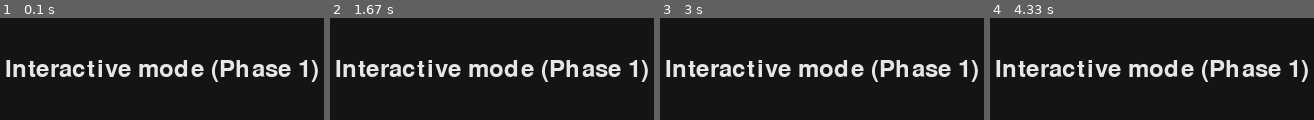
Above: before the commit, frames 1-4 (left to right).
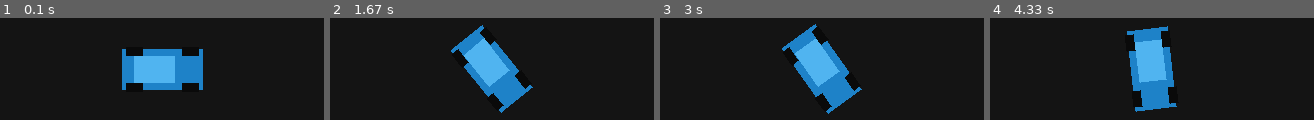
Above: after the commit, the same moments.

Repository: FranMacias00/2d-autonomous-driving-rl
Game: pygame game, started from src/scripts/run_interactive.py
The game is run twice, just before and just after one commit, with the same random seed, the same clock (stepped at 60 frames per second) and the same inputs.
Inputs:
- Up to frame 1 (0.1 s): no input
- Up to frame 2 (1.67 s): hold Right 0.33-0.8 s; hold Right 0.83-1.3 s; hold Left from 1.33 s (still down)
- Up to frame 3 (3 s): release Left at 1.87 s; hold Left 1.9-2.3 s; hold Right 2.33-2.97 s
- Up to frame 4 (4.33 s): hold Left 3-3.47 s; hold Right 3.5-3.97 s; hold Right from 4 s (still down)

The runs differ from the first frame. In frame 1, 14% of the frame differs, in the area x 1-99%, y 30-71%; in frame 2, 15%; in frame 3, 15%; in frame 4, 15%, in the area x 1-99%, y 7-93%.

Commit message:
Update interactive demo car rendering

Diff:
--- a/src/scripts/run_interactive.py
+++ b/src/scripts/run_interactive.py
@@ -7,39 +7,43 @@
 
 import pygame
 
+from src.render.pygame_renderer import PygameRenderer
+from src.sim.state import CarPose
+
 
 WINDOW_WIDTH = 800
 WINDOW_HEIGHT = 600
 WINDOW_TITLE = "Autonomous Driving 2D"
 FPS = 60
 BACKGROUND_COLOR = (20, 20, 20)
-TEXT_COLOR = (230, 230, 230)
-MESSAGE = "Interactive mode (Phase 1)"
+ROTATION_SPEED = 1.5
 
 
 def main() -> int:
     pygame.init()
+    renderer = PygameRenderer(width=WINDOW_WIDTH, height=WINDOW_HEIGHT)
+    pygame.display.set_caption(WINDOW_TITLE)
+    pose = CarPose(x=WINDOW_WIDTH / 2, y=WINDOW_HEIGHT / 2, angle=0.0)
+
     try:
-        screen = pygame.display.set_mode((WINDOW_WIDTH, WINDOW_HEIGHT))
-        pygame.display.set_caption(WINDOW_TITLE)
-
-        clock = pygame.time.Clock()
-        font = pygame.font.Font(None, 36)
-        text_surface = font.render(MESSAGE, True, TEXT_COLOR)
-        text_rect = text_surface.get_rect(center=(WINDOW_WIDTH // 2, WINDOW_HEIGHT // 2))
-
         running = True
         while running:
+            dt = renderer.clock.tick(FPS) / 1000.0
             for event in pygame.event.get():
                 if event.type == pygame.QUIT:
                     running = False
                 elif event.type == pygame.KEYDOWN and event.key == pygame.K_ESCAPE:
                     running = False
 
-            screen.fill(BACKGROUND_COLOR)
-            screen.blit(text_surface, text_rect)
+            keys = pygame.key.get_pressed()
+            if keys[pygame.K_LEFT]:
+                pose.angle -= ROTATION_SPEED * dt
+            if keys[pygame.K_RIGHT]:
+                pose.angle += ROTATION_SPEED * dt
+
+            renderer.screen.fill(BACKGROUND_COLOR)
+            renderer.draw_car(renderer.screen, pose)
             pygame.display.flip()
-            clock.tick(FPS)
     finally:
         pygame.quit()
 
